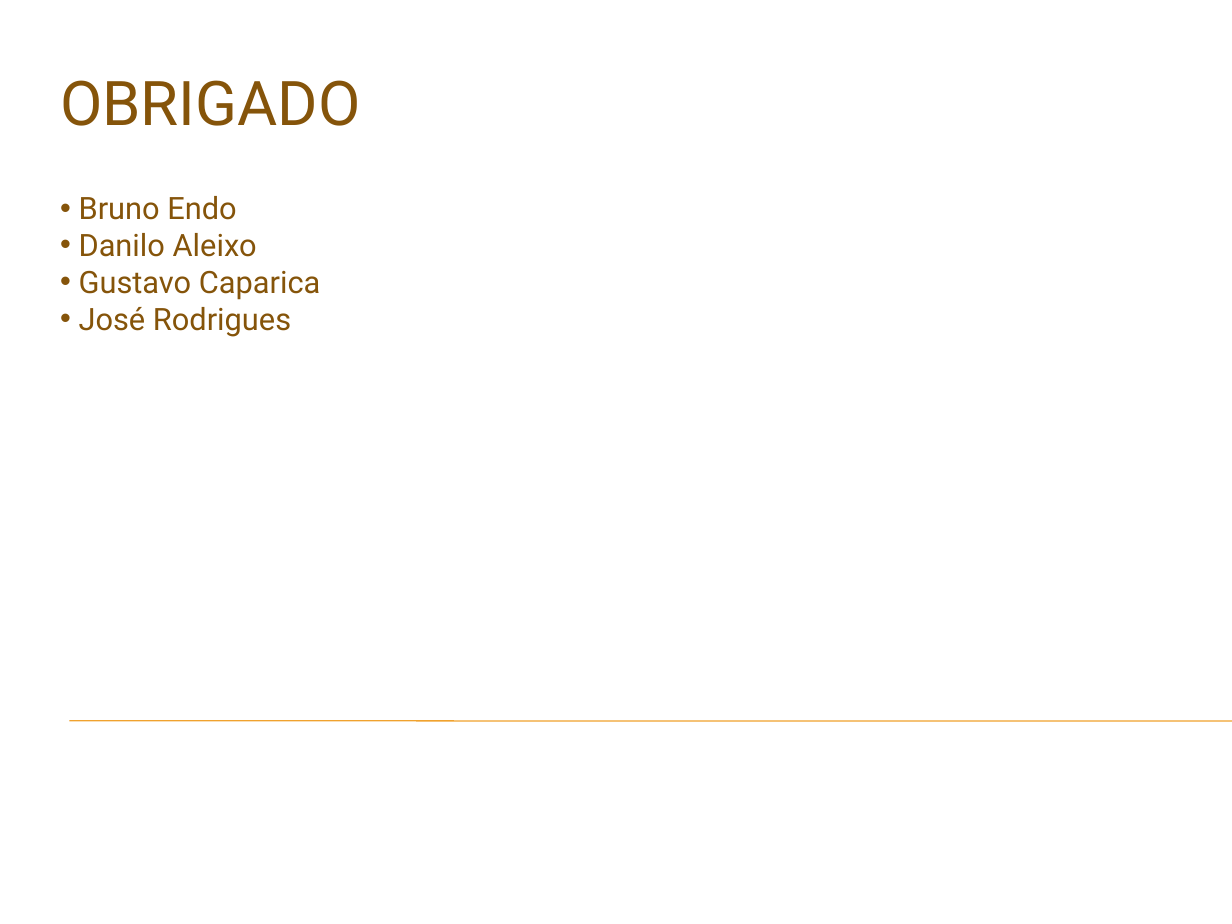
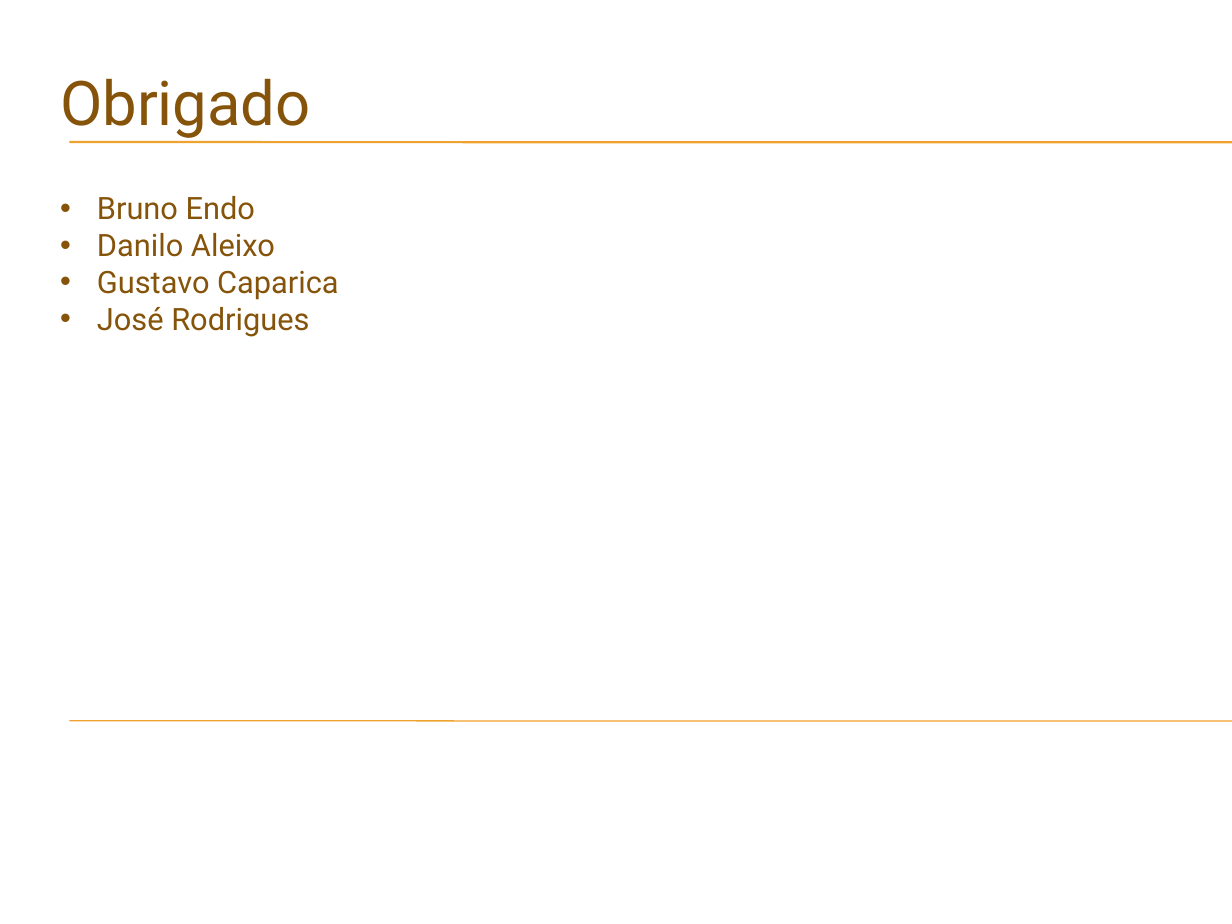
Before and after one commit to daniloaleixo/projeto_engsoft_labbd, a slide deck: slide 10 of Documentação/Apresentação.pptx. Drawn at 1232x924 pixels with LibreOffice and Linux fonts; fonts in the diff are those of the drawing; background and template pictures are left out. Boxes give left, top, right and bottom in pixels: in the first picture for what was removed or moved away, otherwise in the second. Text is boxed around its words. In the diff, an @@ line names an element or a change of style, - is before the commit and + after.

```diff
--- a/Documentação/Apresentação.pptx
+++ b/Documentação/Apresentação.pptx
@@ text at [60, 78, 310, 138]: text changed @@
-OBRIGADO
+Obrigado
@@ line added from (69, 142) to (1232, 142), #F0A22E 0.74 pt @@
@@ line added from (69, 143) to (1232, 143), #F0A22E 0.74 pt @@
@@ text "Bruno Endo": place and size @@
-text "Bruno Endo" at [79, 196, 321, 337]
+text "Bruno Endo" at [97, 196, 339, 337]
```
Also in this commit, not shown: 9 other slides changed, 5 other files.
